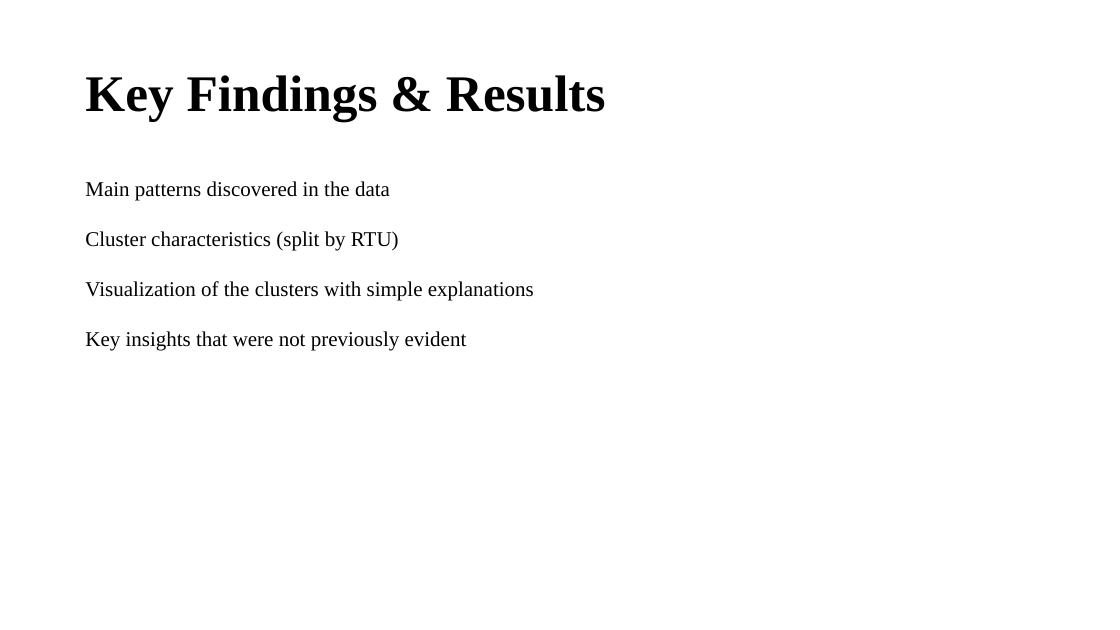
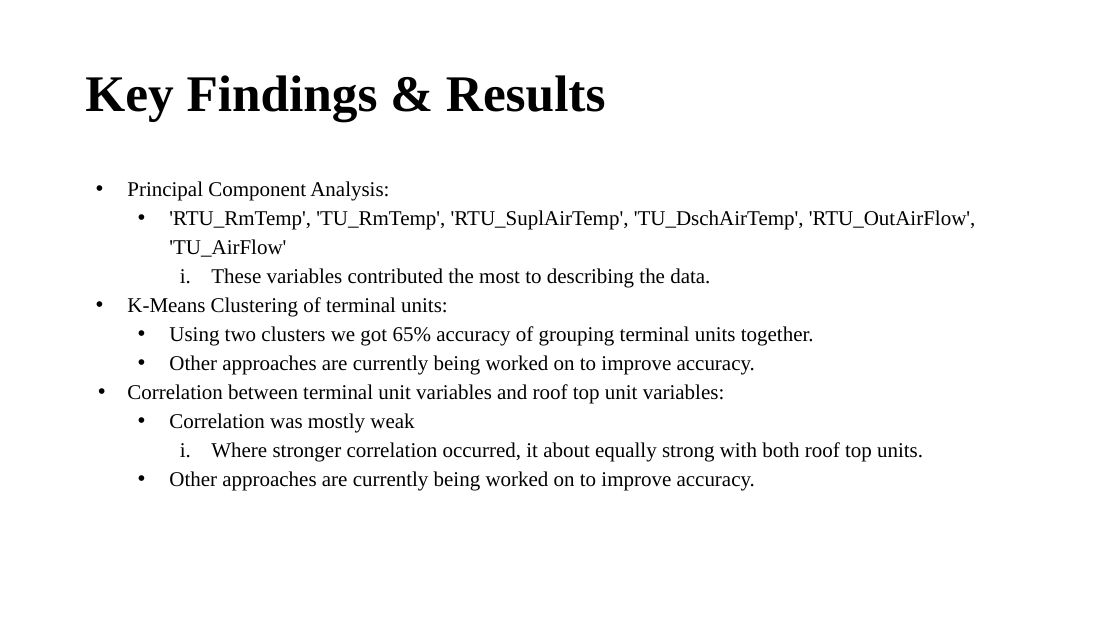
Before and after one commit to west-bri/HVACFinal, a slide deck: slide 7 of HVAC_Final_Presentation.pptx. Drawn at 1120x630 pixels with LibreOffice and Linux fonts; fonts in the diff are those of the drawing. Boxes give left, top, right and bottom in pixels: in the first picture for what was removed or moved away, otherwise in the second. Text is boxed around its words. In the diff, an @@ line names an element or a change of style, - is before the commit and + after.

```diff
--- a/HVAC_Final_Presentation.pptx
+++ b/HVAC_Final_Presentation.pptx
@@ text at [127,181,976,491]: text changed @@
-Main patterns discovered in the data
-Cluster characteristics (split by RTU)
-Visualization of the clusters with simple explanations
-Key insights that were not previously evident
+• Principal Component Analysis:
+  • 'RTU_RmTemp', 'TU_RmTemp', 'RTU_SuplAirTemp', 'TU_DschAirTemp', 'RTU_OutAirFlow', 'TU_AirFlow'
+    i. These variables contributed the most to describing the data.
+• K-Means Clustering of terminal units:
+  • Using two clusters we got 65% accuracy of grouping terminal units together.
+  • Other approaches are currently being worked on to improve accuracy.
+• Correlation between terminal unit variables and roof top unit variables:
+  • Correlation was mostly weak
+    i. Where stronger correlation occurred, it about equally strong with both roof top units.
+  • Other approaches are currently being worked on to improve accuracy.
```
Also in this commit, not shown: 7 other slides changed, 2 slides added, 2 slides removed.
